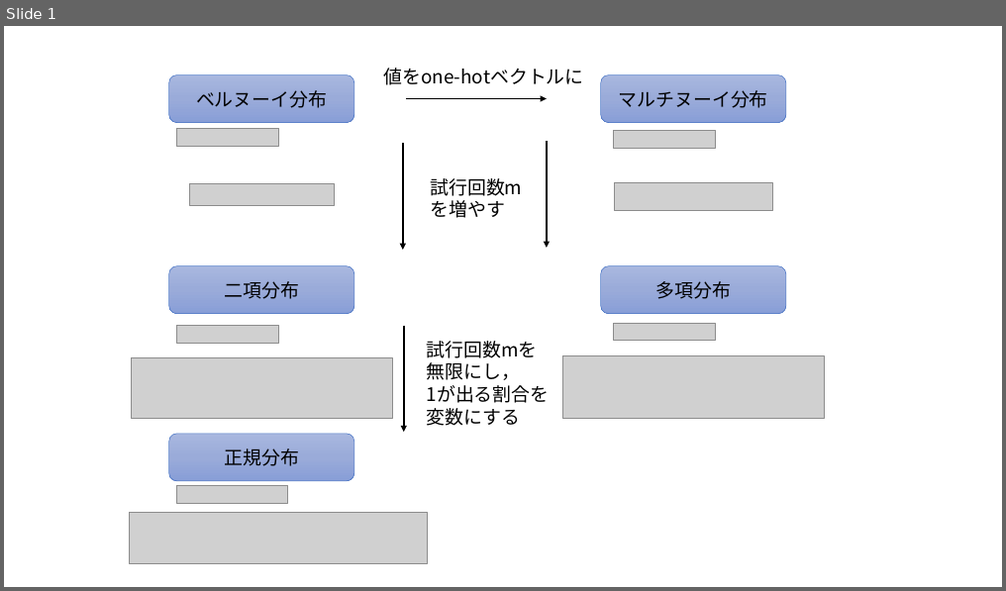
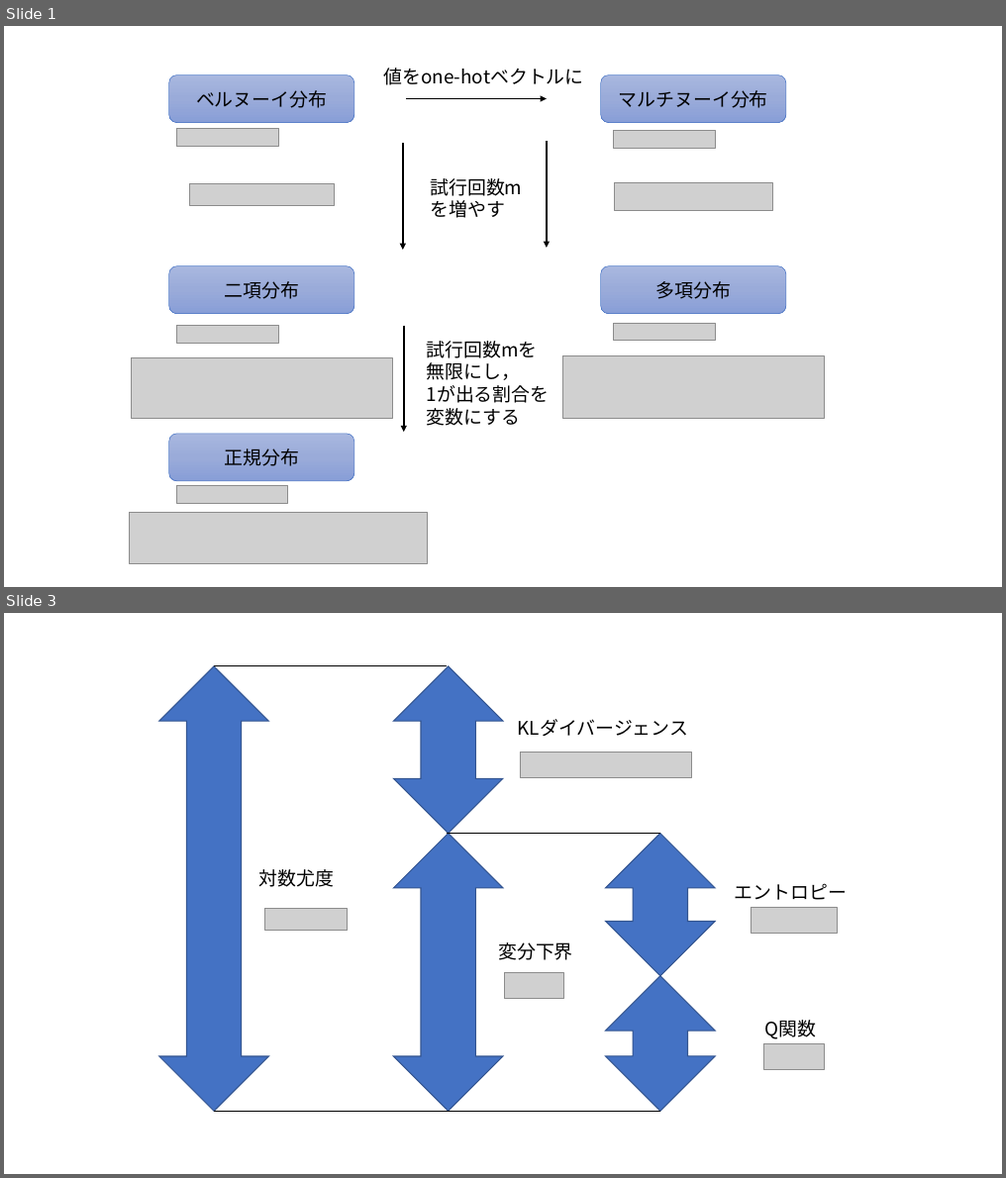
Before and after one commit to yuhi-sa/blog.com, a slide deck: content/posts/202103bayes/多項分布.pptx. Shown one above the other, each under a label of ours: slide 1 before the commit, slides 1 and 3 after it; the slides between them are not shown. The pictures are 1006x591 and 1006x1178 pixels, drawn with LibreOffice and Linux fonts; fonts in the diff are those of the drawing; grey boxes stand for pictures. Boxes give left, top, right and bottom in pixels: in the first picture for what was removed or moved away, otherwise in the second. Text is boxed around its words. In the diff, an @@ line names an element or a change of style, - is before the commit and + after.

```diff
--- a/content/posts/202103bayes/多項分布.pptx
+++ b/content/posts/202103bayes/多項分布.pptx
@@ slide 3 added at bbox=[4, 613, 1002, 1174], background #FFFFFF @@
@@ up down arrow added at bbox=[159, 666, 268, 1111], fill #4472C4, outline #325491 1 pt @@
@@ line added from (214, 666) to (447, 666), #000000 1 pt @@
@@ up down arrow added at bbox=[393, 666, 503, 833], fill #4472C4, outline #325491 1 pt @@
@@ text added at bbox=[518, 719, 689, 736], 18 pt, text #000000 @@
+KLダイバージェンス
@@ picture added at bbox=[520, 753, 691, 778] @@
@@ up down arrow added at bbox=[393, 833, 503, 1111], fill #4472C4, outline #325491 1 pt @@
@@ line added from (447, 833) to (660, 833), #000000 1 pt @@
@@ up down arrow added at bbox=[606, 833, 715, 976], fill #4472C4, outline #325491 1 pt @@
@@ text added at bbox=[258, 869, 334, 887], 18 pt, text #000000 @@
+対数尤度
@@ picture added at bbox=[265, 909, 348, 931] @@
@@ text added at bbox=[735, 883, 846, 900], 18 pt, text #000000 @@
+エントロピー
@@ picture added at bbox=[750, 907, 837, 934] @@
@@ text added at bbox=[498, 943, 573, 960], 18 pt, text #000000 @@
+変分下界
@@ picture added at bbox=[505, 973, 564, 999] @@
@@ up down arrow added at bbox=[606, 976, 715, 1112], fill #4472C4, outline #325491 1 pt @@
@@ text added at bbox=[765, 1020, 817, 1040], 18 pt, text #000000 @@
+Q関数
@@ picture added at bbox=[764, 1044, 825, 1069] @@
@@ line added from (214, 1112) to (660, 1112), #000000 1 pt @@
```
Also in this commit, not shown: 30 other files.
